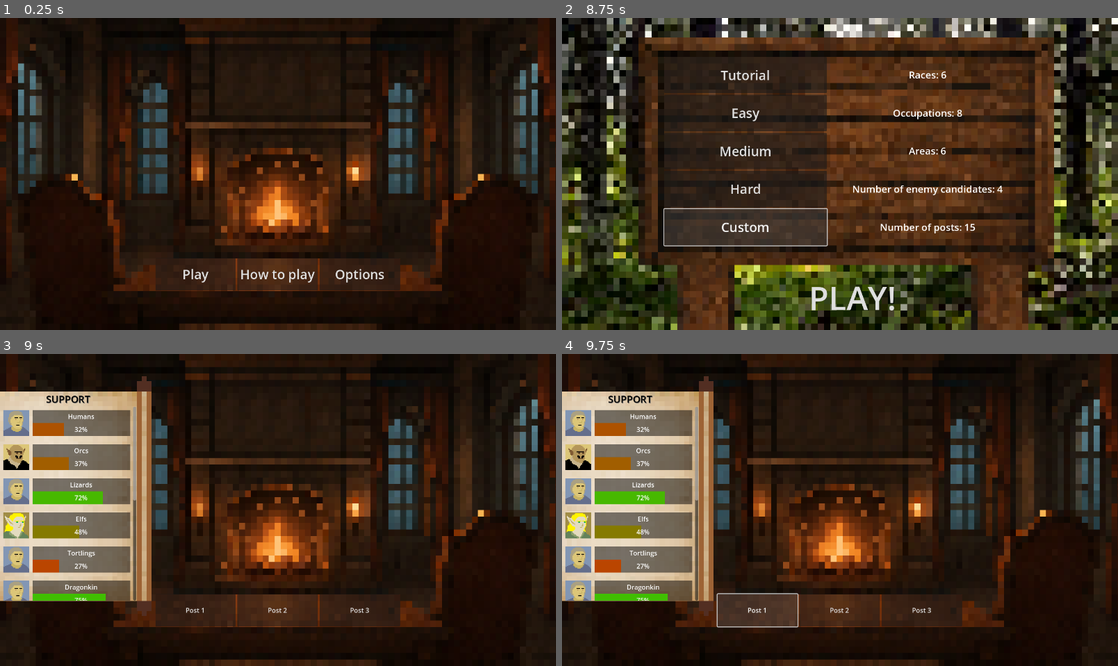
Above: before the commit, frames 1-4 (two rows, left to right).
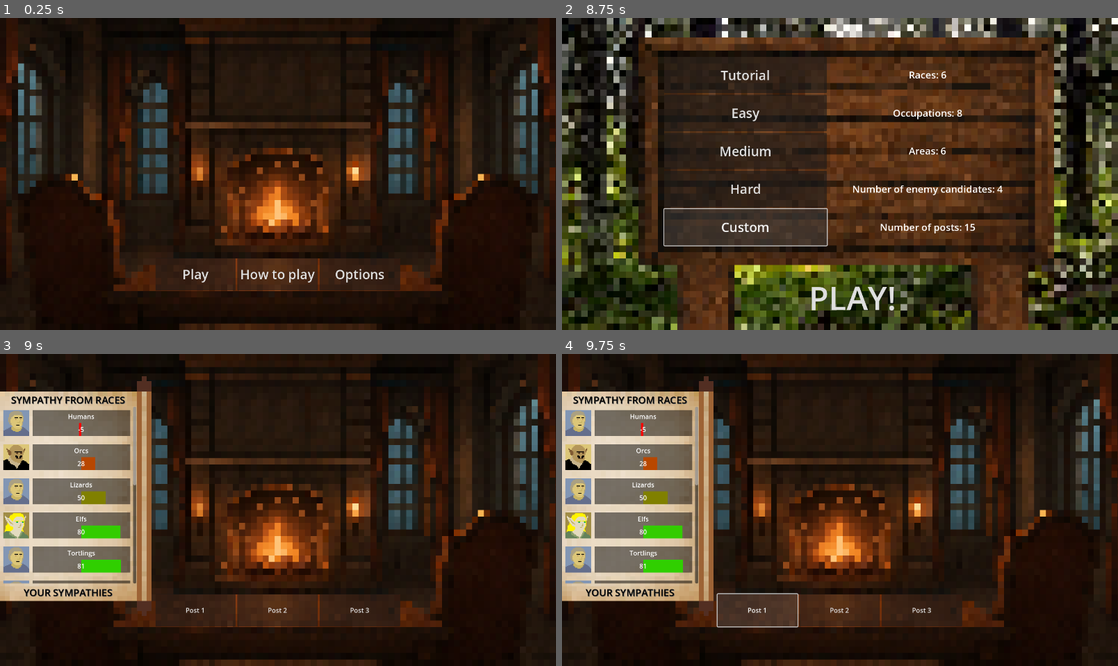
Above: after the commit, the same moments.

Repository: KonradKamilChwalowski/crowd-control-prot-1
Game: Godot game, scene res://Stages/MenuStage/menu_stage.tscn
Two runs of this game, one before a commit and one after it. Both use one fixed random seed, a clock stepped at 60 frames per second and the inputs below.
Inputs:
- Up to frame 1 (0.25 s): no input
- Up to frame 2 (8.75 s): click "Play" at 0.5 s; click "PLAY!" at 1.25 s; click "PLAY!" at 2 s; click "Easy" at 2.75 s; click "Easy" at 3.5 s; click "Medium" at 4.25 s; click "Hard" at 5 s; click "Custom" at 5.75 s; click "Medium" at 6.5 s; click "Hard" at 7.25 s; click "Custom" at 8 s
- Up to frame 3 (9 s): click "PLAY!" at 8.75 s
- Up to frame 4 (9.75 s): click "Post 1" at 9.5 s

Frames 1-2 are identical in both runs. In frame 3, 4.0% of the frame differs, in the area x 0-25%, y 13-80%; in frame 4, 4.0%.

Commit message:
Add candidates and UI for diff candidates

Diff:
--- a/Entities/support_bar/support_bar.gd
+++ b/Entities/support_bar/support_bar.gd
@@ -5,9 +5,6 @@
 @onready var support_bar: ColorRect = $SupportBar
 @onready var name_label: Label = $NameLabel
 @onready var bar_label: Label = $PercentSupportLabel
-
-func _ready() -> void:
-	update_support((randi() % 100) * 0.01)
 
 func name_bar(name_text: String) -> void:
 	name_label.text = name_text
@@ -23,11 +20,12 @@
 		icon.texture = load("res://Entities/support_bar/Orc.png")
 
 func update_support(support_percent: float) -> void: # argument in [0; 1]
-	if support_percent < 0.0:
-		support_percent = 0.0
+	if support_percent < -1.0:
+		support_percent = -1.0
 	if support_percent > 1.0:
 		support_percent = 1.0
 
 	support_bar.color = Color((1 - support_percent) , support_percent, 0.0)
 	support_bar.scale.x = support_percent
-	bar_label.text = str(int(support_percent * 100)) + "%"
+	support_bar.position.x = 200
+	bar_label.text = str(int(support_percent * 100))
--- a/Entities/support_bar/support_bar.tscn
+++ b/Entities/support_bar/support_bar.tscn
@@ -34,7 +34,7 @@
 
 [node name="SupportBar" type="ColorRect" parent="."]
 layout_mode = 0
-offset_left = 80.0
+offset_left = 200.0
 offset_top = 40.0
 offset_right = 320.0
 offset_bottom = 72.0
--- a/Stages/GameStage/game_stage.gd
+++ b/Stages/GameStage/game_stage.gd
@@ -1,16 +1,76 @@
 extends Node2D
 
 @onready var population_manager: Node2D = $PopulationManager
-@onready var races_container: VBoxContainer = $Background/SupportTable/ScrollContainer/RacesContainer
+@onready var support_label: Label = $Background/SupportTable/SupportLabel
+@onready var candidate_label: Label = $Background/SupportTable/CandidateLabel
+@onready var races_container: ScrollContainer = $Background/SupportTable/RacesScrollContainer
+@onready var works_container: ScrollContainer = $Background/SupportTable/WorksScrollContainer
+@onready var areas_container: ScrollContainer = $Background/SupportTable/AreasScrollContainer
 @onready var support_bar := load("res://Entities/support_bar/support_bar.tscn")
 
+var support_counter: int = -1
+var candidate_counter: int = -1
+
 func _ready() -> void:
-	# Set support bars
+	instantiate_support_bars()
+	_on_supp_switch_button_pressed()
+	_on_cand_switch_button_pressed()
+
+
+func instantiate_support_bars() -> void:
 	for race_counter in game_manager.difficulty_settings[game_manager.difficulty_index][0]:
 		var t_bar = support_bar.instantiate()
-		races_container.add_child(t_bar)
+		races_container.get_child(0).add_child(t_bar)
 		t_bar.name_bar(population_manager.groups["RG"][race_counter]["name_eng"])
 		t_bar.change_icon(population_manager.groups["RG"][race_counter]["id"])
+	for work_counter in game_manager.difficulty_settings[game_manager.difficulty_index][1]:
+		var t_bar = support_bar.instantiate()
+		works_container.get_child(0).add_child(t_bar)
+		t_bar.name_bar(population_manager.groups["WG"][work_counter]["name_eng"])
+		t_bar.change_icon(population_manager.groups["WG"][work_counter]["id"])
+	for area_counter in game_manager.difficulty_settings[game_manager.difficulty_index][2]:
+		var t_bar = support_bar.instantiate()
+		areas_container.get_child(0).add_child(t_bar)
+		t_bar.name_bar(population_manager.groups["AG"][area_counter]["name_eng"])
+		t_bar.change_icon(population_manager.groups["AG"][area_counter]["id"])
 
-func prepare_session() -> void:
-	pass
+func update_support(candidate_index) -> void:
+	var race_bars_array: Array = races_container.get_child(0).get_children()
+	for race_bar_index in races_container.get_child(0).get_children().size():
+		race_bars_array[race_bar_index].update_support(population_manager.candidates[candidate_index][0][race_bar_index])
+
+	var work_bars_array: Array = works_container.get_child(0).get_children()
+	for work_bar_index in works_container.get_child(0).get_children().size():
+		work_bars_array[work_bar_index].update_support(population_manager.candidates[candidate_index][1][work_bar_index])
+
+	var area_bars_array: Array = areas_container.get_child(0).get_children()
+	for area_bar_index in areas_container.get_child(0).get_children().size():
+		area_bars_array[area_bar_index].update_support(population_manager.candidates[candidate_index][2][area_bar_index])
+
+func _on_supp_switch_button_pressed() -> void:
+	support_counter += 1
+	if (support_counter % 3) == 0:
+		support_label.text = "Sympathy from races"
+		races_container.visible = true
+		works_container.visible = false
+		areas_container.visible = false
+	if (support_counter % 3) == 1:
+		support_label.text = "Sympathy from workers"
+		races_container.visible = false
+		works_container.visible = true
+		areas_container.visible = false
+	if (support_counter % 3) == 2:
+		support_label.text = "Sympathy from areas"
+		races_container.visible = false
+		works_container.visible = false
+		areas_container.visible = true
+
+
+func _on_cand_switch_button_pressed() -> void:
+	candidate_counter += 1
+	update_support(candidate_counter % population_manager.candidates.size())
+	var candidate_index = candidate_counter % population_manager.candidates.size()
+	if (candidate_index) == 0:
+		candidate_label.text = "Your sympathies"
+	else:
+		candidate_label.text = "Sympathies of enemy " + str(candidate_index)
--- a/Stages/GameStage/game_stage.tscn
+++ b/Stages/GameStage/game_stage.tscn
@@ -52,7 +52,7 @@
 layout_mode = 0
 offset_top = 62.0
 offset_right = 335.0
-offset_bottom = 100.0
+offset_bottom = 104.0
 theme_override_colors/font_color = Color(0, 0, 0, 1)
 theme_override_colors/font_shadow_color = Color(0.392157, 0.392157, 0.392157, 1)
 theme_override_font_sizes/font_size = 24
@@ -61,13 +61,69 @@
 vertical_alignment = 1
 uppercase = true
 
-[node name="ScrollContainer" type="ScrollContainer" parent="Background/SupportTable"]
-custom_minimum_size = Vector2(335, 477)
+[node name="SuppSwitchButton" type="Button" parent="Background/SupportTable/SupportLabel"]
+layout_mode = 1
+anchors_preset = 15
+anchor_right = 1.0
+anchor_bottom = 1.0
+grow_horizontal = 2
+grow_vertical = 2
+flat = true
+
+[node name="RacesScrollContainer" type="ScrollContainer" parent="Background/SupportTable"]
+custom_minimum_size = Vector2(335, 435)
 layout_mode = 0
 offset_top = 100.0
 offset_right = 335.0
-offset_bottom = 577.0
+offset_bottom = 535.0
 
-[node name="RacesContainer" type="VBoxContainer" parent="Background/SupportTable/ScrollContainer"]
-custom_minimum_size = Vector2(335, 477)
+[node name="VBoxContainer" type="VBoxContainer" parent="Background/SupportTable/RacesScrollContainer"]
+custom_minimum_size = Vector2(335, 435)
 layout_mode = 2
+
+[node name="WorksScrollContainer" type="ScrollContainer" parent="Background/SupportTable"]
+custom_minimum_size = Vector2(335, 435)
+layout_mode = 0
+offset_top = 100.0
+offset_right = 335.0
+offset_bottom = 535.0
+
+[node name="VBoxContainer" type="VBoxContainer" parent="Background/SupportTable/WorksScrollContainer"]
+custom_minimum_size = Vector2(335, 435)
+layout_mode = 2
+
+[node name="AreasScrollContainer" type="ScrollContainer" parent="Background/SupportTable"]
+custom_minimum_size = Vector2(335, 435)
+layout_mode = 0
+offset_top = 100.0
+offset_right = 335.0
+offset_bottom = 535.0
+
+[node name="VBoxContainer" type="VBoxContainer" parent="Background/SupportTable/AreasScrollContainer"]
+custom_minimum_size = Vector2(335, 435)
+layout_mode = 2
+
+[node name="CandidateLabel" type="Label" parent="Background/SupportTable"]
+layout_mode = 0
+offset_top = 536.0
+offset_right = 335.0
+offset_bottom = 578.0
+theme_override_colors/font_color = Color(0, 0, 0, 1)
+theme_override_colors/font_shadow_color = Color(0.392157, 0.392157, 0.392157, 1)
+theme_override_font_sizes/font_size = 24
+text = "Candidate"
+horizontal_alignment = 1
+vertical_alignment = 1
+uppercase = true
+
+[node name="CandSwitchButton" type="Button" parent="Background/SupportTable/CandidateLabel"]
+layout_mode = 1
+anchors_preset = 15
+anchor_right = 1.0
+anchor_bottom = 1.0
+grow_horizontal = 2
+grow_vertical = 2
+flat = true
+
+[connection signal="pressed" from="Background/SupportTable/SupportLabel/SuppSwitchButton" to="." method="_on_supp_switch_button_pressed"]
+[connection signal="pressed" from="Background/SupportTable/CandidateLabel/CandSwitchButton" to="." method="_on_cand_switch_button_pressed"]
--- a/Utilities/Population/population_manager.gd
+++ b/Utilities/Population/population_manager.gd
@@ -5,12 +5,15 @@
 
 var population: Array = []
 var groups_restrictions: Array = [[],[],[]]
+var candidates: Array = []
 
 # Called when the node enters the scene tree for the first time.
 func _ready() -> void:
 	load_diff_restrictions()
 	generate_population()
+	generate_candidates()
 	# TODO calculate_support()
+
 
 func load_diff_restrictions() -> void:
 	# Load Races restrictions
@@ -72,6 +75,21 @@
 		# Adds citizen to population
 		population.append(citizen)
 
+
+func generate_candidates() -> void:
+	for candidate_index in (game_manager.difficulty_settings[game_manager.difficulty_index][3] + 1):
+		var race_array: Array = []
+		for race_index in game_manager.difficulty_settings[game_manager.difficulty_index][0]:
+			race_array.append((randi() % 200 - 100) * 0.01)
+		var work_array: Array = []
+		for race_index in game_manager.difficulty_settings[game_manager.difficulty_index][1]:
+			work_array.append(0.35)
+		var area_array: Array = []
+		for race_index in game_manager.difficulty_settings[game_manager.difficulty_index][2]:
+			area_array.append(0.45)
+		candidates.append([race_array, work_array, area_array])
+
+
 # TODO
 func calculate_support() -> void:
 	pass
